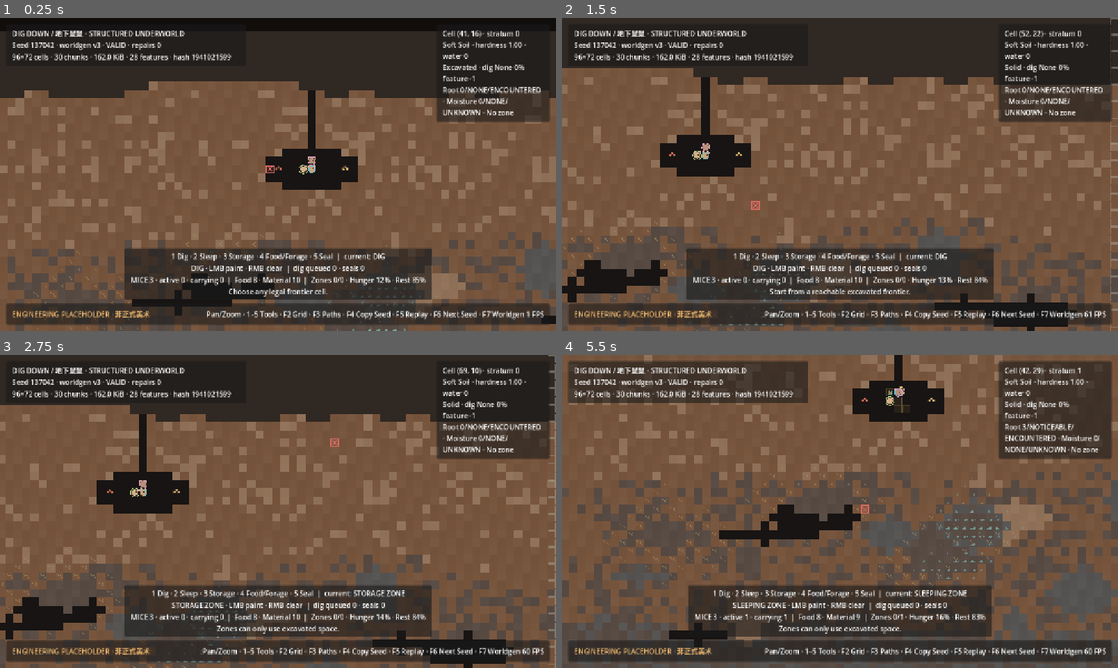
Above: before the commit, frames 1-4 (two rows, left to right).
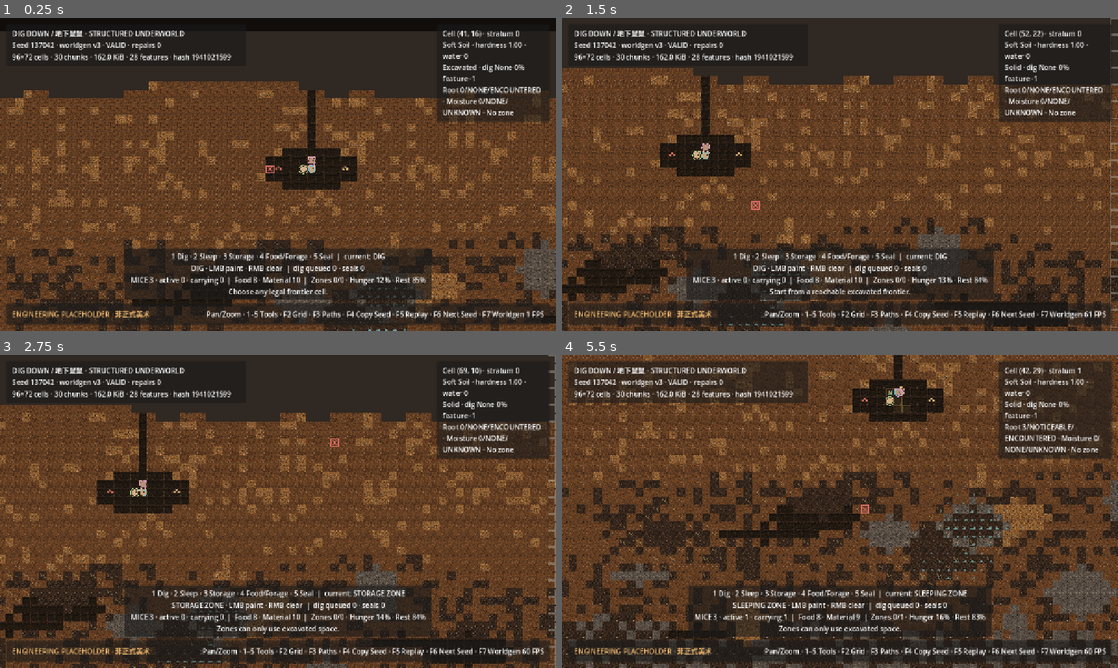
Above: after the commit, the same moments.

Repository: nardo-kong/popodig
Game: Godot game, scene res://scenes/app/game_app.tscn
The game is run twice, just before and just after one commit, with the same random seed, the same clock (stepped at 60 frames per second) and the same inputs.
Inputs (mouse positions are in pixels of both pictures, inside the frame that each line leads up to):
- Up to frame 1 (0.25 s): no input
- Up to frame 2 (1.5 s): tap Enter at 0.5 s; move the mouse to (962, 158) at 0.52 s; hold D 0.53-1.25 s; tap 1 at 0.6 s; click (962, 158) at 0.67 s; tap Space at 0.77 s; drag from (728, 190) to (812, 237) at 1.27 s
- Up to frame 3 (2.75 s): move the mouse to (333, 442) at 2.02 s; hold D from 2.03 s (still down); tap 3 at 2.1 s; click (333, 442) at 2.17 s
- Up to frame 4 (5.5 s): release D at 2.75 s; tap Space at 2.75, 3.77 s; drag from (812, 574) to (673, 464) at 2.77 s; move the mouse to (1006, 558) at 3.52 s; hold A 3.53-4.25 s; tap 5 at 3.6 s; click (1006, 558) at 3.67 s; drag from (673, 464) to (756, 433) at 4.27 s; move the mouse to (867, 511) at 5.02 s; hold S from 5.03 s (still down); tap 2 at 5.1 s; click (867, 511) at 5.17 s

The runs differ from the first frame. In frame 1, 44% of the frame differs, in the area x 0-100%, y 20-100%; in frame 2, 45%; in frame 3, 45%; in frame 4, 53%, in the area x 0-100%, y 0-100%.

Commit message:
art: integrate terrain presentation pass 01

Diff:
--- /dev/null
+++ b/scenes/qa/visual_test_room.gd
@@ -0,0 +1,88 @@
+extends Node2D
+
+# Visual Test Room — Pass 01 art integration comparison sheet.
+# Development/QA aid only; never shipped as gameplay content.
+# Renders every accepted production material next to the current engineering
+# placeholders (mouse + water) so palette/density coherence can be judged.
+
+const CELL := 16
+const COLUMN_PITCH := 44
+const VIEW_SCALE := 2.0
+const TerrainAtlasViewScript = preload("res://src/presentation/world/terrain_atlas.gd")
+
+const LABEL_COLOR := Color("e8dcc8")
+const BACKGROUND := Color("241c16")
+
+
+func _draw() -> void:
+	draw_rect(Rect2(Vector2(-40, -60), Vector2(620, 330)), BACKGROUND)
+	draw_set_transform(Vector2(30, 90), 0.0, Vector2.ONE * VIEW_SCALE)
+	var font := ThemeDB.fallback_font
+	var atlas := TerrainAtlasViewScript.get_shared()
+	if not atlas.is_available():
+		draw_string(font, Vector2.ZERO, "TERRAIN ATLAS UNAVAILABLE", HORIZONTAL_ALIGNMENT_LEFT, -1, 12, Color.RED)
+		return
+	var families: Array = [
+		["soft_soil", "SOFT"],
+		["damp_clay", "CLAY"],
+		["loose_soil", "LOOSE"],
+		["stone", "STONE"],
+		["burrow_interior", "BURROW"],
+	]
+	for index: int in range(families.size()):
+		var tile := atlas.get_tile_for_key(families[index][0], index * 7)
+		var origin := Vector2(index * COLUMN_PITCH, 0)
+		if index == 4:
+			draw_rect(Rect2(origin, Vector2.ONE * CELL), EXCAVATED_BACKGROUND)
+		if not tile.is_empty():
+			draw_texture_rect_region(tile.texture, Rect2(origin, Vector2.ONE * CELL), tile.source_rect)
+		else:
+			draw_rect(Rect2(origin, Vector2.ONE * CELL), Color.MAGENTA)
+		draw_string(font, origin + Vector2(-6.0, CELL + 14.0), families[index][1], HORIZONTAL_ALIGNMENT_LEFT, -1, 8, LABEL_COLOR)
+
+	# Root signal placeholder cue ladder (current procedural cues).
+	draw_string(font, Vector2(0, 64.0), "ROOT CUES", HORIZONTAL_ALIGNMENT_LEFT, -1, 10, LABEL_COLOR)
+	for band: int in range(1, 4):
+		var center := Vector2((band - 1) * (CELL + 22.0) + CELL * 0.5, 92.0)
+		_draw_root_cue(center, band)
+
+	# Current mouse placeholder at world scale.
+	draw_string(font, Vector2(140.0, 64.0), "MOUSE", HORIZONTAL_ALIGNMENT_LEFT, -1, 10, LABEL_COLOR)
+	_draw_mouse_placeholder(Vector2(152.0, 92.0))
+
+	# Current water placeholder swatch on top of damp clay for contrast judgement.
+	var water_tile := atlas.get_tile_for_key("damp_clay", 3)
+	draw_string(font, Vector2(260.0, 64.0), "WATER ON CLAY", HORIZONTAL_ALIGNMENT_LEFT, -1, 10, LABEL_COLOR)
+	var water_origin := Vector2(260.0, 76.0)
+	if not water_tile.is_empty():
+		draw_texture_rect_region(water_tile.texture, Rect2(water_origin, Vector2(96.0, 32.0)), water_tile.source_rect)
+	_draw_water_placeholder(Rect2(water_origin + Vector2(2.0, 18.0), Vector2(92.0, 12.0)))
+
+	draw_string(font, Vector2(0, 150.0), "PASS 01 · TERRAIN ONLY — Root / water / stability / mouse production art pending.", HORIZONTAL_ALIGNMENT_LEFT, -1, 9, Color("b8a488"))
+	draw_set_transform(Vector2.ZERO, 0.0, Vector2.ONE)
+
+
+const EXCAVATED_BACKGROUND := Color("171413")
+
+
+func _draw_root_cue(center: Vector2, band: int) -> void:
+	var flip := 1.0 if band % 2 == 0 else -1.0
+	var cue_color := Color("a99362", 0.38 + band * 0.10)
+	draw_line(center + Vector2(-5.0, 4.0 * flip), center + Vector2(4.0, -3.0 * flip), cue_color, 1.0)
+	if band >= 2:
+		draw_line(center + Vector2(-1.0, 0.0), center + Vector2(5.0, 4.0 * flip), cue_color, 1.0)
+	if band >= 3:
+		draw_circle(center + Vector2(-4.0, -3.0 * flip), 1.2, cue_color)
+
+
+func _draw_mouse_placeholder(at: Vector2) -> void:
+	draw_circle(at + Vector2(-4.0, -5.0), 3.5, Color("d9aa9a"))
+	draw_circle(at + Vector2(4.0, -5.0), 3.5, Color("d9aa9a"))
+	draw_circle(at, 7.0, Color("4a352b"))
+	draw_circle(at + Vector2(0.0, -0.5), 5.8, Color("c7a27c"))
+	draw_circle(at + Vector2(2.2, -1.5), 0.9, Color("1e1714"))
+
+
+func _draw_water_placeholder(rect: Rect2) -> void:
+	draw_rect(rect, Color("3e91ad", 0.72), true)
+	draw_line(Vector2(rect.position.x + 2.0, rect.position.y + 1.0), Vector2(rect.end.x - 2.0, rect.position.y + 1.0), Color("8ed2d6", 0.78), 1.0)
--- /dev/null
+++ b/scenes/qa/visual_test_room.tscn
@@ -0,0 +1,6 @@
+[gd_scene load_steps=2 format=3 uid="uid://dqartroom01pass"]
+
+[ext_resource type="Script" path="res://scenes/qa/visual_test_room.gd" id="1_room"]
+
+[node name="VisualTestRoom" type="Node2D"]
+script = ExtResource("1_room")
--- /dev/null
+++ b/src/presentation/world/terrain_atlas.gd
@@ -0,0 +1,117 @@
+class_name TerrainAtlasView
+extends RefCounted
+
+# Presentation-only loader for normalized production terrain tiles.
+# Reads the pass manifest descriptor; never mutates simulation state.
+# Deterministic visual variants derive from a stable coordinate hash so the
+# same seed/cell/material always renders the same texture across sessions.
+
+const DESCRIPTOR_PATH := "res://assets/art/production/terrain/terrain_atlas_pass_01.json"
+
+# CellData.TerrainMaterial -> descriptor material key.
+const MATERIAL_KEYS: Dictionary = {
+	1: "soft_soil",
+	2: "damp_clay",
+	3: "loose_soil",
+	4: "stone",
+}
+
+# Pass 01 visual fallbacks until dedicated assets arrive (documented in
+# docs/art/ART_INTEGRATION_PASS_01.md): FOUNDATION shares the stone family and
+# revealed ROOT_SOIL borrows the soft-soil center texture.
+const FALLBACK_KEYS: Dictionary = {
+	5: "stone",
+	6: "soft_soil",
+}
+
+const BURROW_INTERIOR_KEY := "burrow_interior"
+const ATLAS_BLEED_INSET_PX := 0.5
+
+static var _shared: TerrainAtlasView
+
+var _texture: Texture2D
+var _entries: Dictionary = {}
+var _tile_px := 128
+
+
+static func get_shared() -> TerrainAtlasView:
+	if _shared == null:
+		_shared = TerrainAtlasView.new()
+		_shared._load()
+	return _shared
+
+
+static func cell_variant_hash(cell_coord: Vector2i) -> int:
+	return absi((cell_coord.x * 73856093) ^ (cell_coord.y * 19349663))
+
+
+func _load() -> void:
+	if not FileAccess.file_exists(DESCRIPTOR_PATH):
+		return
+	var file := FileAccess.open(DESCRIPTOR_PATH, FileAccess.READ)
+	if file == null:
+		return
+	var parsed: Variant = JSON.parse_string(file.get_as_text())
+	if parsed is not Dictionary:
+		return
+	var descriptor: Dictionary = parsed
+	_tile_px = maxi(1, int(descriptor.get("atlas_tile_px", 128)))
+	var atlas_path := String(descriptor.get("atlas", ""))
+	if atlas_path.is_empty():
+		return
+	var resource_path := atlas_path if atlas_path.begins_with("res://") else "res://" + atlas_path
+	_texture = load(resource_path) as Texture2D
+	if _texture == null:
+		return
+	var raw_entries: Variant = descriptor.get("entries", {})
+	if raw_entries is not Dictionary:
+		return
+	for key: String in raw_entries:
+		var variants: Array = []
+		for entry: Variant in raw_entries[key]:
+			if entry is not Dictionary or bool(entry.get("empty", false)):
+				continue
+			if not entry.has("atlas_column"):
+				continue
+			variants.append({
+				"column": int(entry.atlas_column),
+				"base_color": Color(String(entry.get("edge_base_color", "#808080"))),
+			})
+		if not variants.is_empty():
+			_entries[key] = variants
+
+
+func is_available() -> bool:
+	return _texture != null and not _entries.is_empty()
+
+
+## Returns {texture, source_rect, base_color} or an empty dictionary when the
+## material has no production tile yet.
+func get_tile_for_key(material_key: String, variant_hash: int) -> Dictionary:
+	if not is_available() or not _entries.has(material_key):
+		return {}
+	var variants: Array = _entries[material_key]
+	var variant: Dictionary = variants[variant_hash % variants.size()]
+	var column := int(variant.column)
+	var source_rect := Rect2(
+		column * _tile_px + ATLAS_BLEED_INSET_PX,
+		ATLAS_BLEED_INSET_PX,
+		_tile_px - ATLAS_BLEED_INSET_PX * 2.0,
+		_tile_px - ATLAS_BLEED_INSET_PX * 2.0
+	)
+	return {
+		"texture": _texture,
+		"source_rect": source_rect,
+		"base_color": variant.base_color,
+	}
+
+
+func get_tile_for_material(material: int, variant_hash: int) -> Dictionary:
+	var key := String(MATERIAL_KEYS.get(material, FALLBACK_KEYS.get(material, "")))
+	if key.is_empty():
+		return {}
+	return get_tile_for_key(key, variant_hash)
+
+
+func get_burrow_interior_tile(variant_hash: int) -> Dictionary:
+	return get_tile_for_key(BURROW_INTERIOR_KEY, variant_hash)
--- a/src/presentation/world/world_chunk_view.gd
+++ b/src/presentation/world/world_chunk_view.gd
@@ -4,6 +4,14 @@
 const CellDataScript = preload("res://src/domain/world/cell_data.gd")
 const WorldChunkScript = preload("res://src/domain/world/world_chunk.gd")
 const DigOverlayChunkViewScript = preload("res://src/presentation/world/dig_overlay_chunk_view.gd")
+const TerrainAtlasViewScript = preload("res://src/presentation/world/terrain_atlas.gd")
+
+# Overlap that hides filtering seams between adjacent organic tile silhouettes.
+const TILE_OVERSHOOT_UNITS := 0.5
+# Pass 01 keeps the legacy flat colors as underlay/fallback so presentation
+# degrades gracefully if production assets are absent.
+const EXTERIOR_BASE_COLOR := Color("302822")
+const EXCAVATED_BASE_COLOR := Color("171413")
 
 var world_grid
 var world_chunk
@@ -63,13 +71,46 @@
 func _draw() -> void:
 	if world_grid == null or world_chunk == null:
 		return
+	var atlas := TerrainAtlasViewScript.get_shared()
 	draw_count += 1
+	# Terrain rendering runs in grouped passes so the canvas batcher can merge
+	# consecutive flat rects and consecutive textured quads instead of flushing
+	# a state change per cell. Overlay pass restores per-cell visual layering
+	# above terrain.
+	var texture_cells: Array[Vector2] = []
+	var texture_tiles: Array[Dictionary] = []
 	for local_y: int in range(world_chunk.size.y):
 		for local_x: int in range(world_chunk.size.x):
 			var cell_coord: Vector2i = world_chunk.origin + Vector2i(local_x, local_y)
 			var rect := Rect2(Vector2(local_x, local_y) * cell_size, Vector2.ONE * cell_size)
-			var color := _cell_color(cell_coord)
-			draw_rect(rect, color)
+			var material: int = get_display_material(cell_coord)
+			if material == CellDataScript.TerrainMaterial.EMPTY:
+				draw_rect(rect, EXTERIOR_BASE_COLOR)
+			elif world_grid.is_excavated(cell_coord):
+				draw_rect(rect, EXCAVATED_BASE_COLOR)
+				var burrow_tile: Dictionary = atlas.get_burrow_interior_tile(TerrainAtlasViewScript.cell_variant_hash(cell_coord))
+				if not burrow_tile.is_empty():
+					texture_cells.append(rect.position)
+					texture_tiles.append(burrow_tile)
+			else:
+				var tile: Dictionary = atlas.get_tile_for_material(material, TerrainAtlasViewScript.cell_variant_hash(cell_coord))
+				if not tile.is_empty():
+					draw_rect(rect, tile.base_color)
+					texture_cells.append(rect.position)
+					texture_tiles.append(tile)
+				else:
+					draw_rect(rect, _legacy_material_color(material, cell_coord))
+	for quad_index: int in range(texture_cells.size()):
+		var tile: Dictionary = texture_tiles[quad_index]
+		draw_texture_rect_region(
+			tile.texture,
+			Rect2(texture_cells[quad_index], Vector2.ONE * cell_size).grow(TILE_OVERSHOOT_UNITS),
+			tile.source_rect
+		)
+	for local_y: int in range(world_chunk.size.y):
+		for local_x: int in range(world_chunk.size.x):
+			var cell_coord: Vector2i = world_chunk.origin + Vector2i(local_x, local_y)
+			var rect := Rect2(Vector2(local_x, local_y) * cell_size, Vector2.ONE * cell_size)
 			_draw_root_information(cell_coord, rect)
 			_draw_water_information(cell_coord, rect)
 			_draw_seal_information(cell_coord, rect)
@@ -80,12 +121,7 @@
 	world_chunk.consume_dirty(WorldChunkScript.DIRTY_TERRAIN | WorldChunkScript.DIRTY_SIGNALS | WorldChunkScript.DIRTY_WATER)
 
 
-func _cell_color(cell_coord: Vector2i) -> Color:
-	var material: int = get_display_material(cell_coord)
-	if material == CellDataScript.TerrainMaterial.EMPTY:
-		return Color("302822")
-	if world_grid.is_excavated(cell_coord):
-		return Color("171413")
+func _legacy_material_color(material: int, cell_coord: Vector2i) -> Color:
 	var base: Color
 	match material:
 		CellDataScript.TerrainMaterial.SOFT_SOIL:
--- a/tests/test_runner.gd
+++ b/tests/test_runner.gd
@@ -7,6 +7,7 @@
 	"res://tests/unit/test_structured_worldgen.gd",
 	"res://tests/unit/test_signal_system.gd",
 	"res://tests/unit/test_water_system.gd",
+	"res://tests/unit/test_terrain_atlas.gd",
 	"res://tests/integration/test_exterior_semantics.gd",
 	"res://tests/unit/test_dig_system.gd",
 	"res://tests/integration/test_mouse_dig_flow.gd",
--- /dev/null
+++ b/tests/unit/test_terrain_atlas.gd
@@ -0,0 +1,114 @@
+extends RefCounted
+
+const TerrainAtlasViewScript = preload("res://src/presentation/world/terrain_atlas.gd")
+const CellDataScript = preload("res://src/domain/world/cell_data.gd")
+
+const DESCRIPTOR_PATH := "res://assets/art/production/terrain/terrain_atlas_pass_01.json"
+
+var results: Array[Dictionary] = []
+
+
+func run() -> Array[Dictionary]:
+	_test_descriptor_contract()
+	_test_shared_atlas_available()
+	_test_all_terrain_materials_resolve()
+	_test_foundation_and_root_fallbacks()
+	_test_variant_selection_is_deterministic()
+	_test_coordinate_hash_is_stable()
+	_test_missing_material_returns_empty_tile()
+	return results
+
+
+func _test_descriptor_contract() -> void:
+	assert_true(FileAccess.file_exists(DESCRIPTOR_PATH), "Terrain atlas descriptor exists")
+	var parsed: Variant = JSON.parse_string(FileAccess.get_file_as_string(DESCRIPTOR_PATH))
+	assert_true(parsed is Dictionary, "Terrain atlas descriptor parses as an object")
+	if parsed is not Dictionary:
+		return
+	var descriptor: Dictionary = parsed
+	assert_equal(int(descriptor.get("schema_version", 0)), 1, "Terrain atlas descriptor schema is v1")
+	assert_equal(int(descriptor.get("source_px_per_cell", 0)), 128, "Pass 01 scale contract is 128 source px per cell")
+	assert_true(FileAccess.file_exists("res://" + String(descriptor.get("atlas", ""))), "Terrain atlas texture exists")
+	for key: String in ["soft_soil", "damp_clay", "loose_soil", "stone", "burrow_interior"]:
+		assert_true(descriptor.get("entries", {}).has(key), "Atlas descriptor covers material family: %s" % key)
+
+
+func _test_shared_atlas_available() -> void:
+	var atlas := TerrainAtlasViewScript.get_shared()
+	assert_true(atlas != null, "Shared terrain atlas instantiates")
+	assert_true(atlas.is_available(), "Shared terrain atlas loads texture and entries")
+
+
+func _test_all_terrain_materials_resolve() -> void:
+	var atlas := TerrainAtlasViewScript.get_shared()
+	for material_value: int in [
+		CellDataScript.TerrainMaterial.SOFT_SOIL,
+		CellDataScript.TerrainMaterial.DAMP_CLAY,
+		CellDataScript.TerrainMaterial.LOOSE_SOIL,
+		CellDataScript.TerrainMaterial.STONE,
+	]:
+		var tile := atlas.get_tile_for_material(material_value, 0)
+		assert_true(not tile.is_empty(), "Material %d resolves a production tile" % material_value)
+		if tile.is_empty():
+			continue
+		var source_rect: Rect2 = tile.source_rect
+		assert_equal(int(source_rect.size.x), 127, "Material %d tile region is inset once around 128px cell" % material_value)
+		assert_true(tile.texture != null, "Material %d tile binds the atlas texture" % material_value)
+	var burrow := atlas.get_burrow_interior_tile(0)
+	assert_true(not burrow.is_empty(), "Burrow interior resolves a production tile")
+
+
+func _test_foundation_and_root_fallbacks() -> void:
+	var atlas := TerrainAtlasViewScript.get_shared()
+	var foundation := atlas.get_tile_for_material(CellDataScript.TerrainMaterial.FOUNDATION, 7)
+	var stone := atlas.get_tile_for_material(CellDataScript.TerrainMaterial.STONE, 7)
+	assert_true(not foundation.is_empty(), "FOUNDATION reuses the stone family for pass 01")
+	if not foundation.is_empty() and not stone.is_empty():
+		assert_equal(foundation.source_rect, stone.source_rect, "FOUNDATION shares the stone atlas slot")
+	var root_soil := atlas.get_tile_for_material(CellDataScript.TerrainMaterial.ROOT_SOIL, 3)
+	var soft_soil := atlas.get_tile_for_material(CellDataScript.TerrainMaterial.SOFT_SOIL, 3)
+	assert_true(not root_soil.is_empty(), "ROOT_SOIL has a documented pass 01 fallback")
+	if not root_soil.is_empty() and not soft_soil.is_empty():
+		assert_equal(root_soil.source_rect, soft_soil.source_rect, "ROOT_SOIL borrows the soft-soil slot until root assets arrive")
+
+
+func _test_variant_selection_is_deterministic() -> void:
+	var atlas := TerrainAtlasViewScript.get_shared()
+	var first := atlas.get_tile_for_material(CellDataScript.TerrainMaterial.SOFT_SOIL, TerrainAtlasViewScript.cell_variant_hash(Vector2i(31, 17)))
+	var second := atlas.get_tile_for_material(CellDataScript.TerrainMaterial.SOFT_SOIL, TerrainAtlasViewScript.cell_variant_hash(Vector2i(31, 17)))
+	assert_equal(first.source_rect, second.source_rect, "Same coordinate hash selects the same variant")
+	assert_equal(
+		TerrainAtlasViewScript.cell_variant_hash(Vector2i(31, 17)),
+		TerrainAtlasViewScript.cell_variant_hash(Vector2i(31, 17)),
+		"Coordinate hash is stable across calls"
+	)
+
+
+func _test_coordinate_hash_is_stable() -> void:
+	# Locked regression value: guards against accidental re-hashing that would
+	# reshuffle visible variants between sessions.
+	assert_equal(TerrainAtlasViewScript.cell_variant_hash(Vector2i(0, 0)), 0, "Origin coordinate hashes to zero")
+	assert_equal(TerrainAtlasViewScript.cell_variant_hash(Vector2i(1, 0)), 73856093, "Unit X coordinate hash matches contract")
+	assert_equal(TerrainAtlasViewScript.cell_variant_hash(Vector2i(0, 1)), 19349663, "Unit Y coordinate hash matches contract")
+
+
+func _test_missing_material_returns_empty_tile() -> void:
+	var atlas := TerrainAtlasViewScript.get_shared()
+	assert_true(atlas.get_tile_for_key("nonexistent_family", 5).is_empty(), "Unknown material family yields an empty tile")
+
+
+func assert_true(condition: bool, description: String) -> void:
+	results.append({
+		"passed": condition,
+		"description": description,
+		"details": "" if condition else "Expected true",
+	})
+
+
+func assert_equal(actual: Variant, expected: Variant, description: String) -> void:
+	var passed: bool = actual == expected
+	results.append({
+		"passed": passed,
+		"description": description,
+		"details": "" if passed else "Expected %s, got %s" % [expected, actual],
+	})
--- a/tools/qa/capture_screenshot.gd
+++ b/tools/qa/capture_screenshot.gd
@@ -19,7 +19,10 @@
 		quit(1)
 		return
 	root.size = target_size
-	var packed := load(ProjectSettings.get_setting("application/run/main_scene")) as PackedScene
+	var scene_path: String = ProjectSettings.get_setting("application/run/main_scene")
+	if _has_user_argument("--qa-visual-room"):
+		scene_path = "res://scenes/qa/visual_test_room.tscn"
+	var packed := load(scene_path) as PackedScene
 	if packed == null:
 		push_error("Main scene could not be loaded")
 		quit(1)
@@ -28,6 +31,9 @@
 	root.add_child(scene)
 	await process_frame
 	await process_frame
+	if not _apply_qa_camera_override(scene):
+		quit(1)
+		return
 	if _has_user_argument("--wait-for-wet-storage"):
 		if not await _prepare_wet_storage_evidence(scene):
 			push_error("Screenshot fixture never reached evacuated wet-Storage evidence")
@@ -189,3 +195,38 @@
 
 func _has_user_argument(argument_name: String) -> bool:
 	return OS.get_cmdline_user_args().has(argument_name)
+
+
+func _user_argument_value(prefix: String) -> String:
+	for argument: String in OS.get_cmdline_user_args():
+		if argument.begins_with(prefix):
+			return argument.trim_prefix(prefix)
+	return ""
+
+
+## QA-only camera control for art evidence captures; refuses the release
+## profile so release-clean screenshots cannot be repositioned accidentally.
+func _apply_qa_camera_override(scene: Node) -> bool:
+	var zoom_text := _user_argument_value("--qa-zoom=")
+	var focus_text := _user_argument_value("--qa-focus=")
+	if zoom_text.is_empty() and focus_text.is_empty():
+		return true
+	if _user_argument_value("--profile=") == "release":
+		push_error("Camera override is not allowed in release-clean captures")
+		return false
+	var camera: Camera2D = scene.get("world_camera")
+	if camera == null:
+		if scene.scene_file_path != "res://scenes/qa/visual_test_room.tscn":
+			push_error("Scene has no world camera for QA override")
+			return false
+		return true
+	if not zoom_text.is_empty():
+		camera.zoom = Vector2.ONE * clampf(float(zoom_text), camera.min_zoom, camera.max_zoom)
+	if not focus_text.is_empty():
+		var parts := focus_text.split(",")
+		if parts.size() != 2:
+			push_error("--qa-focus expects x,y cell coordinates")
+			return false
+		camera.focus_cell(Vector2i(int(parts[0]), int(parts[1])), int(scene.get("_logical_cell_size")))
+	camera.reset_smoothing()
+	return true
Not shown, changed: art/qa/reports/phase_5_seed_batch.json
Binary file added: art/qa/screenshots/pass01_baseline_1280.png
Not shown, added: art/qa/screenshots/pass01_baseline_1280.png.import
Binary file added: art/qa/screenshots/pass01_baseline_1920.png
Not shown, added: art/qa/screenshots/pass01_baseline_1920.png.import
Binary file added: art/qa/screenshots/pass01_qa_01_gameplay_1280.png
Not shown, added: art/qa/screenshots/pass01_qa_01_gameplay_1280.png.import
Binary file added: art/qa/screenshots/pass01_qa_02_gameplay_1920.png
Not shown, added: art/qa/screenshots/pass01_qa_02_gameplay_1920.png.import
Binary file added: art/qa/screenshots/pass01_qa_03_zoomed_out.png
Not shown, added: art/qa/screenshots/pass01_qa_03_zoomed_out.png.import
Binary file added: art/qa/screenshots/pass01_qa_04_terrain_compare.png
(and 31 more such lines)
